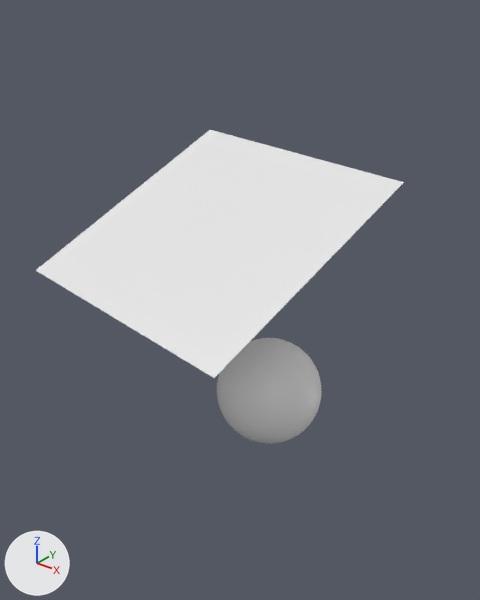
What one commit did to the Blender file untitled.blend.
Before and after are seen from a 50 mm camera at (1.93, -2.69, 2.19) aimed at (-0.17, -0.07, 0.57). Arrows for +X, +Y and +Z are at lower left; the lights stay in place.

The first picture shows 'Icosphere', 'square4.001'.
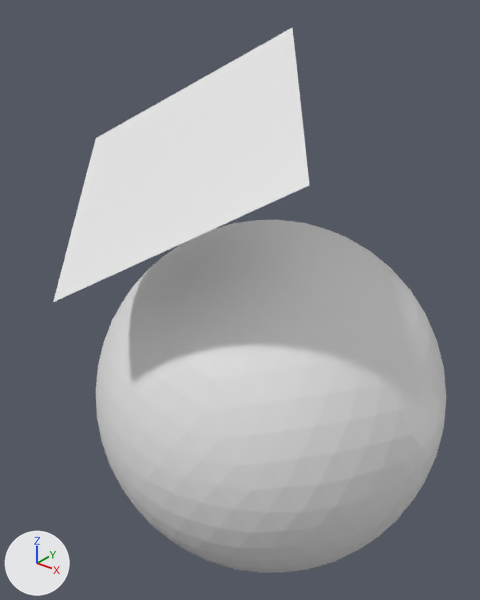
Where the change shows, as pixel boxes (x1, y1, x2, y2) in the pictures (480 x 600 px):
```json
{"object": "Icosphere", "change": "rescaled", "before": [217, 338, 322, 444], "after": [96, 220, 446, 573], "on screen": "231% wider, 231% taller"}
{"object": "square4.001", "change": "moved, turned, rescaled", "before": [36, 130, 404, 378], "after": [53, 27, 309, 302]}
```

Edits to the scene script, one JSON object a line:
```json
{"op": "set", "path": "ob_square4_001.location", "old": "(-1.242, -0.637, 0.649)", "new": "(-0.336, -1.158, 0.916)"}
{"op": "set", "path": "ob_square4_001.rotation_euler", "old": "(0.418, 0.0413, -0.104)", "new": "(0.435, -0.496, 0.453)", "note": "degrees (24, 2.4, -6) -> degrees (25, -28, 26)"}
{"op": "set", "path": "ob_square4_001.scale", "old": "(1.52, 1.52, 1.52)", "new": "(1.25, 1.25, 1.25)"}
{"op": "set", "path": "ob_icosphere.scale", "old": "(0.309, 0.309, 0.309)", "new": "(1.0, 1.0, 1.0)"}
```
